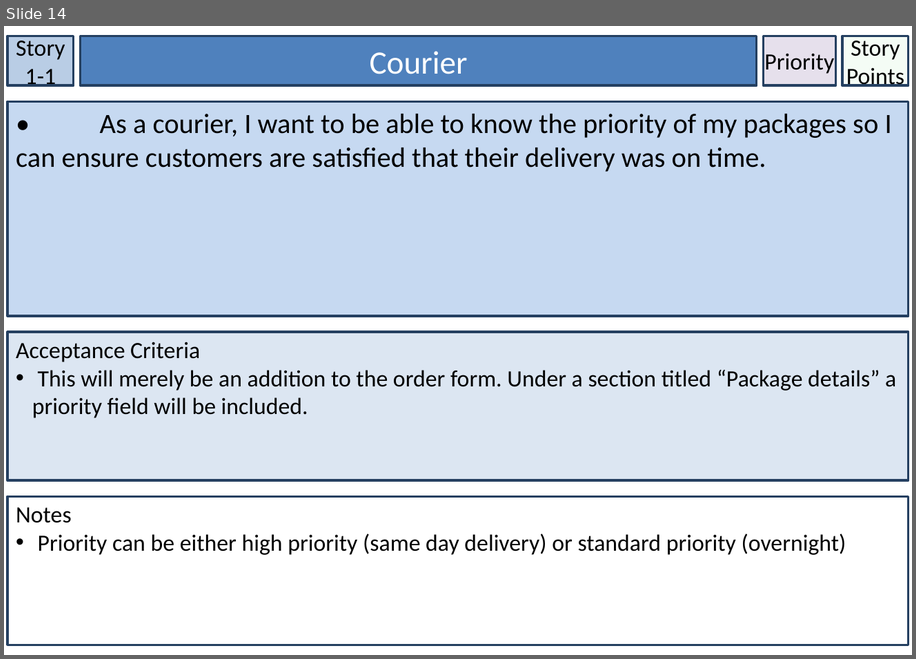
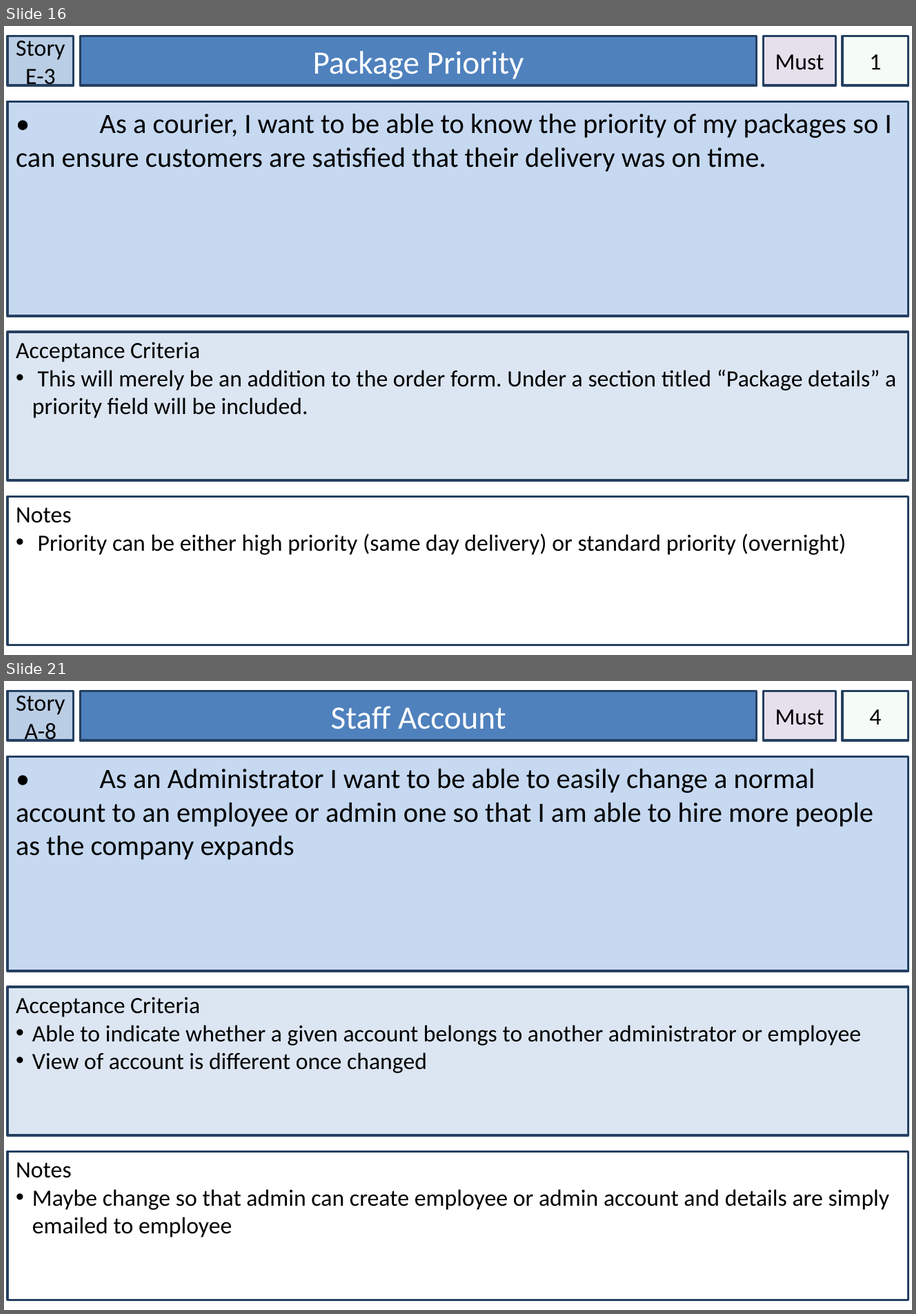
Before and after one commit to victoria-tobin/IFB299, a slide deck: Our story cards.pptx. Shown one above the other, each under a label of ours: slide 14 before the commit, slides 16 and 21 after it; the slides between them are not shown. The pictures are 916x659 and 916x1314 pixels, drawn with LibreOffice and Linux fonts; fonts in the diff are those of the drawing. Boxes give left, top, right and bottom in pixels: in the first picture for what was removed or moved away, otherwise in the second. Text is boxed around its words. In the diff, an @@ line names an element or a change of style, - is before the commit and + after.

```diff
--- a/Our story cards.pptx
+++ b/Our story cards.pptx
@@ slide 21 added at bbox=[4, 681, 912, 1310], background #FFFFFF @@
@@ rectangle added at bbox=[7, 691, 74, 740], fill #B9CDE5, outline #254061 2 pt, 20 pt, text #000000 @@
+Story A-8
@@ rectangle added at bbox=[81, 691, 757, 740], fill #4F81BD, outline #254061 2 pt, 28 pt, text #FFFFFF @@
+Staff Account
@@ rectangle added at bbox=[764, 691, 837, 740], fill #E6E0EC, outline #254061 2 pt, 20 pt, text #000000 @@
+Must
@@ rectangle added at bbox=[842, 691, 909, 740], fill #CCF0CD at 20% opacity, outline #254061 2 pt, 20 pt, text #000000 @@
+4
@@ rectangle added at bbox=[7, 756, 909, 971], fill #C6D9F1, outline #254061 2 pt, 24 pt, text #000000 @@
+• As an Administrator I want to be able to easily change a normal account to an employee or admin one so that I am able to hire more people as the company expands
@@ rectangle added at bbox=[7, 987, 909, 1136], fill #DCE6F2, outline #254061 2 pt, 20 pt, text #000000 @@
+Acceptance Criteria
+• Able to indicate whether a given account belongs to another administrator or employee
+• View of account is different once changed
@@ rectangle added at bbox=[7, 1152, 909, 1300], fill #FFFFFF, outline #254061 2 pt, 20 pt, text #000000 @@
+Notes
+• Maybe change so that admin can create employee or admin account and details are simply emailed to employee
@@ what was slide 14 is now slide 16 @@
@@ slide 16 changed as well @@
@@ text in rectangle at bbox=[16, 36, 65, 89]: text changed @@
-Story 1-1
+Story E-3
@@ text in rectangle at bbox=[313, 51, 524, 79]: text changed @@
-Courier
+Package Priority
@@ text in rectangle at bbox=[775, 54, 824, 70]: text changed @@
-Priority
+Must
@@ text in rectangle at bbox=[869, 54, 881, 69]: text changed @@
-Story Points
+1
```
Also in this commit, not shown: 12 other slides changed, 6 other slides added, 5 other files.
